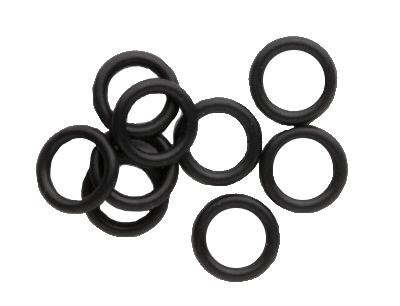
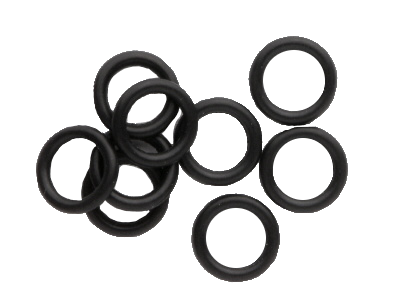
The second 400 × 306 image is a revision of the first. Changes to its layers:
painted on "O-Ring.jpg" over [64, 83, 316, 134]
